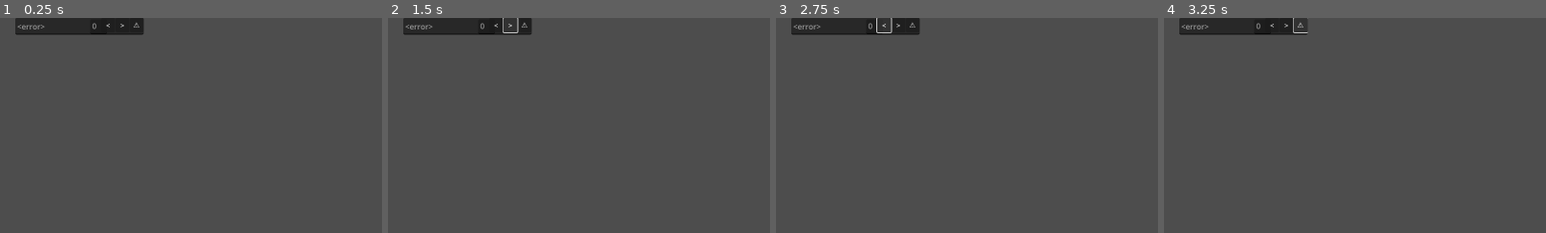
Above: before the commit, frames 1-4 (left to right).
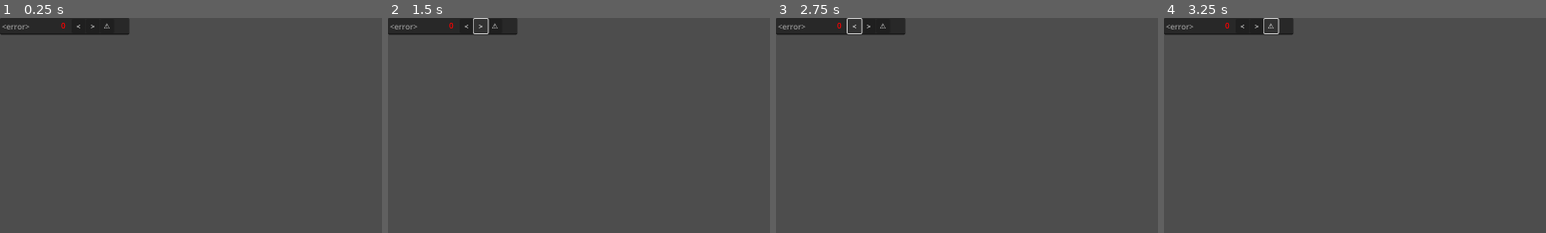
Above: after the commit, the same moments.

Repository: Janucat/OberMUN-Debate-Program
Game: Godot game, scene res://delegate_list_object.tscn
The game is run twice, just before and just after one commit, with the same random seed, the same clock (stepped at 60 frames per second) and the same inputs. This scene is started directly instead of the project's main scene.
Inputs:
- Up to frame 1 (0.25 s): no input
- Up to frame 2 (1.5 s): click "⚠" at 0.5 s; click ">" at 1.25 s
- Up to frame 3 (2.75 s): click "<" at 2 s
- Up to frame 4 (3.25 s): click "⚠" at 2.75 s
The pictures show only the part of the screen within x 0-50%, y 0-50%; the shares and areas given below are measured in that part.

The runs differ from the first frame. In frame 1, 0.8% of the frame differs, in the area x 0-38%, y 0-8%; in frame 2, 0.9%; in frame 3, 0.9%; in frame 4, 0.9%.

Commit message:
Termine Lista Delegati

Diff:
--- a/Main.tscn
+++ b/Main.tscn
@@ -1,5 +1,4 @@
 [gd_scene load_steps=21 format=3 uid="uid://bi0i1nagrn1hf"]
-
 
 [ext_resource type="Script" path="res://scripts/data_setup.gd" id="1_87lbl"]
 [ext_resource type="Texture2D" uid="uid://kvk8oiao20m4" path="res://art/icons/Obermun.png" id="1_js6lg"]
--- a/delegate_list_object.tscn
+++ b/delegate_list_object.tscn
@@ -1,14 +1,17 @@
-[gd_scene load_steps=2 format=3 uid="uid://bq3efybbe5o3y"]
+[gd_scene load_steps=3 format=3 uid="uid://bq3efybbe5o3y"]
 
 [ext_resource type="Script" path="res://scripts/delegate_list_object.gd" id="1_xtd47"]
+
+[sub_resource type="CompressedTexture2D" id="CompressedTexture2D_n5n25"]
 
 [node name="delegate_list_object" type="TextEdit"]
 custom_minimum_size = Vector2(269, 30)
 layout_direction = 1
-offset_left = 32.0
-offset_right = 301.0
-offset_bottom = 30.0
+offset_right = 271.0
+offset_bottom = 35.0
 size_flags_horizontal = 0
+size_flags_stretch_ratio = 0.84
+theme_override_icons/tab = SubResource("CompressedTexture2D_n5n25")
 placeholder_text = "<error>"
 editable = false
 scroll_fit_content_height = true
@@ -17,43 +20,43 @@
 
 [node name="WarnButton" type="Button" parent="."]
 layout_mode = 0
-offset_left = 240.0
-offset_right = 269.0
-offset_bottom = 30.0
+offset_left = 210.0
+offset_top = 2.0
+offset_right = 239.0
+offset_bottom = 32.0
 theme_override_font_sizes/font_size = 15
 text = "⚠"
 
 [node name="RightButton" type="Button" parent="."]
 layout_mode = 0
-offset_left = 210.0
-offset_right = 239.0
-offset_bottom = 30.0
+offset_left = 180.0
+offset_top = 2.0
+offset_right = 209.0
+offset_bottom = 32.0
 theme_override_font_sizes/font_size = 15
 text = ">"
 
 [node name="TextureRect" type="TextureRect" parent="."]
 layout_mode = 0
-offset_left = -28.0
-offset_top = 2.0
-offset_right = -2.0
-offset_bottom = 28.0
-
-[node name="WarnCount" type="TextEdit" parent="."]
-layout_mode = 0
-offset_left = 157.0
-offset_top = 3.0
-offset_right = 192.0
-offset_bottom = 34.0
-theme_override_colors/font_readonly_color = Color(1, 0, 0, 1)
-theme_override_constants/line_spacing = 0
-placeholder_text = "0"
-editable = false
-scroll_fit_content_height = true
+offset_left = 241.0
+offset_top = 7.0
+offset_right = 260.0
+offset_bottom = 26.0
 
 [node name="LeftButton" type="Button" parent="."]
 layout_mode = 0
-offset_left = 180.0
-offset_right = 209.0
-offset_bottom = 30.0
+offset_left = 150.0
+offset_top = 2.0
+offset_right = 179.0
+offset_bottom = 32.0
 theme_override_font_sizes/font_size = 15
 text = "<"
+
+[node name="Label" type="Label" parent="."]
+layout_mode = 0
+offset_left = 128.0
+offset_top = 4.0
+offset_right = 153.0
+offset_bottom = 30.0
+theme_override_colors/font_color = Color(1, 0, 0, 1)
+text = "0"
--- /dev/null
+++ b/scripts/WarnCount.gd
@@ -0,0 +1,15 @@
+extends Label
+
+@onready var main = $".."
+
+signal test
+
+func _ready():
+	main.set_warn_s.connect(set_warn)
+
+
+func _process(delta):
+	pass
+
+func set_warn(count):
+	warn_count.text = count
--- a/scripts/delegate_list_object.gd
+++ b/scripts/delegate_list_object.gd
@@ -4,13 +4,10 @@
 @onready var right_b = $RightButton
 @onready var left_b = $LeftButton
 
-@onready var warn_count = $WarnCount
-
-@onready var image = $TextureRect
-
 signal right
 signal left
 signal warn
+
 
 var icon = ""
 var id = ""
@@ -34,10 +31,9 @@
 func rightf():
 	right.emit(id)
 
-func set_warn(count):
-	warns = count
-	print(warns)
-	print(warn_count)
+
+
+
 
 
 #func _enter_tree():
--- a/scripts/session.gd
+++ b/scripts/session.gd
@@ -20,6 +20,8 @@
 
 
 var delegate_obj = preload("res://delegate_list_object.tscn")
+
+var file_path = "res://art/Flags/%s"
 
 var del_list = []
 var speak_list = []
@@ -49,7 +51,8 @@
 	del.id = id
 	del.icon = main.nations_image.get(id)
 	del.text = main.nations_name.get(id)
-	del.set_warn(main.nations_warn.get(id))
+	del.get_child(4).text = str(main.nations_warn.get(id))
+	del.get_child(2).texture = load(file_path % main.nations_image.get(id))
 	del.left.connect(leftf)
 	del.right.connect(rightf)
 	del.warn.connect(warnf)
